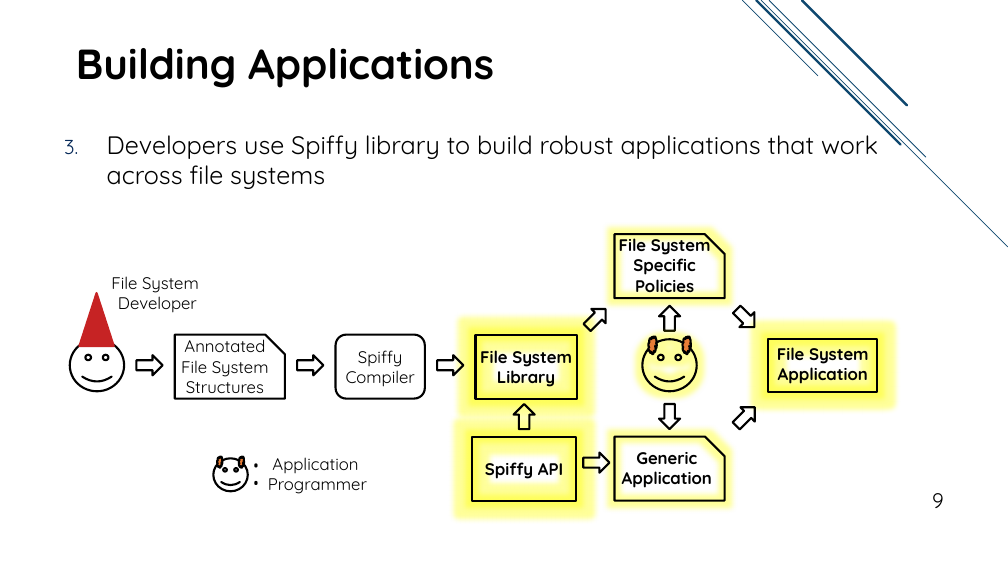
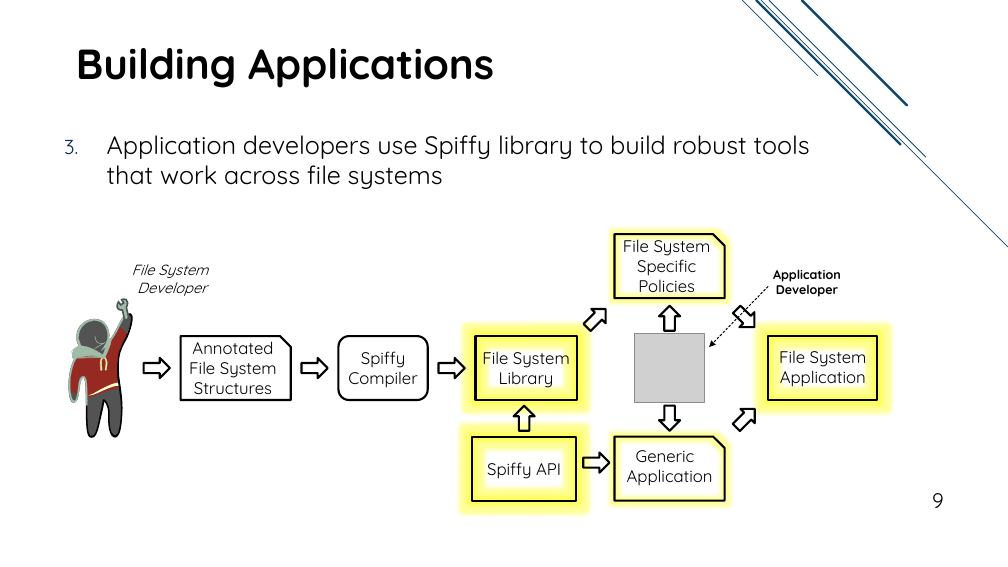
Before and after one commit to jacksun007/spiffy-paper, a slide deck: slide 9 of talk/spiffy_talk.pptx. Drawn at 1008x567 pixels with LibreOffice and Linux fonts; fonts in the diff are those of the drawing; grey boxes stand for pictures. Boxes give left, top, right and bottom in pixels: in the first picture for what was removed or moved away, otherwise in the second. Text is boxed around its words. In the diff, an @@ line names an element or a change of style, - is before the commit and + after.

Commit message:
updated example annotation slides and manual vs. spiffy app slides

```diff
--- a/talk/spiffy_talk.pptx
+++ b/talk/spiffy_talk.pptx
@@ text at [107, 135, 810, 189]: text changed @@
-3. Developers use Spiffy library to build robust applications that work across file systems
+3. Application developers use Spiffy library to build robust tools
+   that work across file systems
@@ snip rect "File System Specific Policies" at [615, 234, 725, 299]: bold off; proportions changed @@
@@ text "File System": place and size @@
-text "File System" at [111, 276, 199, 313]
+text "File System" at [132, 264, 208, 296]
@@ text "File System" at [132, 264, 208, 296]: size 16 to 14 pt, italic on @@
@@ text added at [773, 269, 841, 297], 12 pt, text #000000, bold @@
+Application
+Developer
@@ group added at [68, 299, 132, 438]: 21 freeform shapes @@
@@ arrow added from (768, 287) to (709, 347), #000000 1 pt dashed @@
@@ right arrow: place and size @@
-right arrow at [136, 355, 163, 376]
+right arrow at [144, 358, 170, 379]
@@ snip rect "Annotated File System Structures": place and size @@
-snip rect "Annotated File System Structures" at [175, 335, 285, 399]
+snip rect "Annotated File System Structures" at [181, 337, 291, 401]
@@ snip rect "Annotated File System Structures" at [181, 337, 291, 401]: proportions changed @@
@@ right arrow: place and size @@
-right arrow at [297, 355, 324, 376]
+right arrow at [302, 358, 328, 379]
@@ picture added at [635, 333, 705, 403] @@
@@ bold off in 3 elements at [472, 437, 576, 501], [476, 337, 577, 401], [768, 337, 877, 401] @@
@@ rectangle "File System Application": place and size @@
-rectangle "File System Application" at [768, 339, 877, 392]
+rectangle "File System Application" at [768, 337, 877, 401]
@@ group removed at [70, 293, 697, 498]: 4 clouds, 3 smiley faces, 2 texts, 1 triangle @@
-Application
-Programmer
-:
@@ snip rect "Generic Application" at [615, 437, 725, 501]: bold off; proportions changed @@
```
Also in this commit, not shown: 17 other slides changed, 1 slide added, 5 slides removed.
